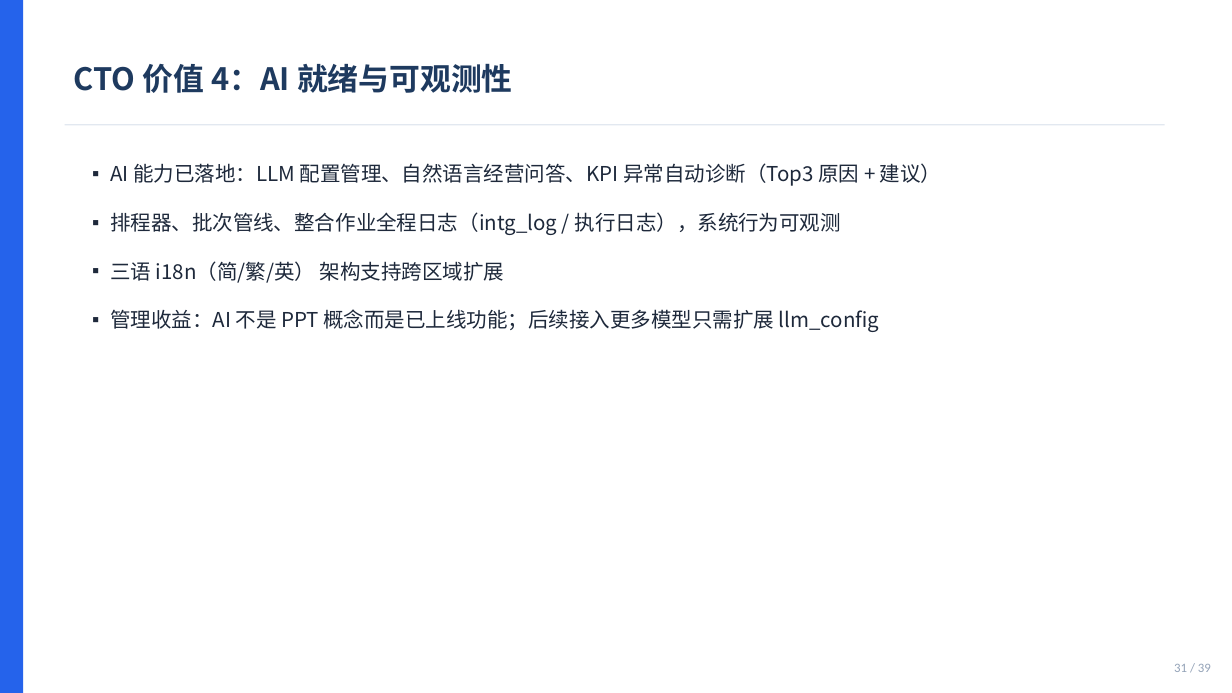
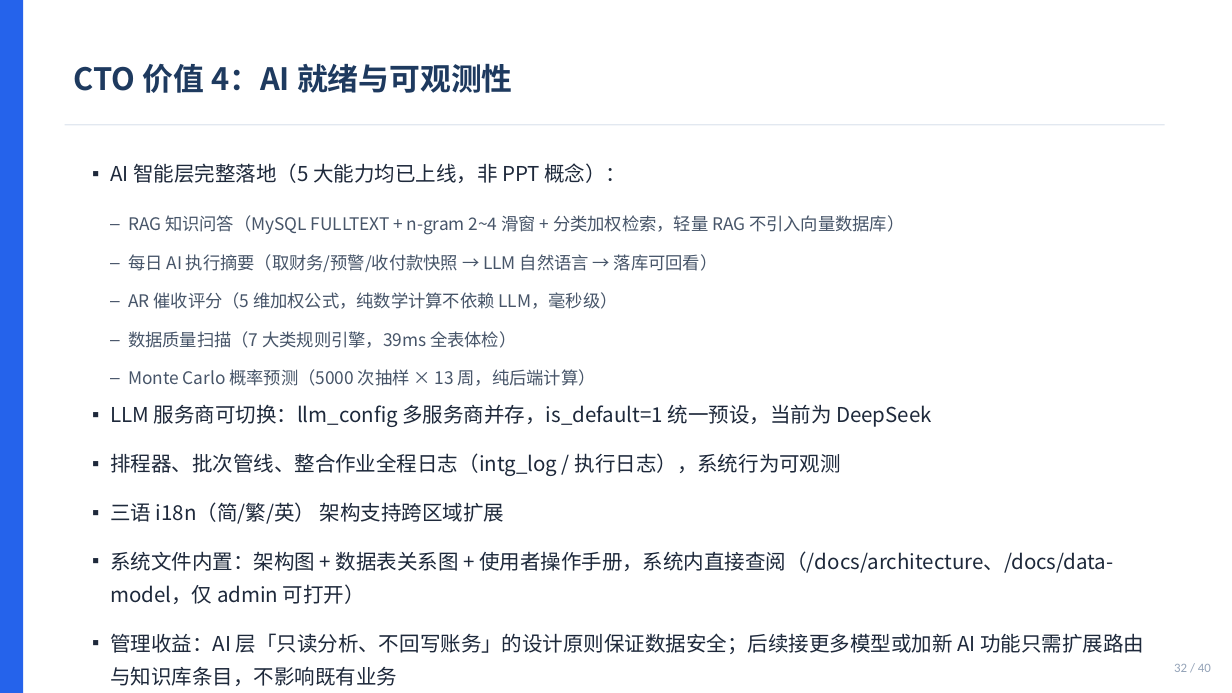
Before and after one commit to rocky1953/ERMM-finance-system, a slide deck: slide 32 of docs/ERMM_高管價值簡報_CEO_CFO_COO_CTO.pptx (slide 31 before the commit). Drawn at 1232x693 pixels with LibreOffice and Linux fonts; fonts in the diff are those of the drawing. Boxes give left, top, right and bottom in pixels: in the first picture for what was removed or moved away, otherwise in the second. Text is boxed around its words. In the diff, an @@ line names an element or a change of style, - is before the commit and + after.

Commit message:
docs: 同步系统手册、角色操作手册、架构图与高管简报

```diff
--- a/docs/ERMM_高管價值簡報_CEO_CFO_COO_CTO.pptx
+++ b/docs/ERMM_高管價值簡報_CEO_CFO_COO_CTO.pptx
@@ text at (110, 163, 932, 427): text changed; size 16 to 13.5 pt; text colour #1E293B to #475569 @@
-▪ AI 能力已落地：LLM 配置管理、自然语言经营问答、KPI 异常自动诊断（Top3 原因 + 建议）
+▪ AI 智能层完整落地（5 大能力均已上线，非 PPT 概念）：
+  – RAG 知识问答（MySQL FULLTEXT + n-gram 2~4 滑窗 + 分类加权检索，轻量 RAG 不引入向量数据库）
+  – 每日 AI 执行摘要（取财务/预警/收付款快照 → LLM 自然语言 → 落库可回看）
+  – AR 催收评分（5 维加权公式，纯数学计算不依赖 LLM，毫秒级）
+  – 数据质量扫描（7 大类规则引擎，39ms 全表体检）
+  – Monte Carlo 概率预测（5000 次抽样 × 13 周，纯后端计算）
+▪ LLM 服务商可切换：llm_config 多服务商并存，is_default=1 统一预设，当前为 DeepSeek
@@ text at (110, 551, 1144, 654): text changed @@
-▪ 管理收益：AI 不是 PPT 概念而是已上线功能；后续接入更多模型只需扩展 llm_config
+▪ 系统文件内置：架构图 + 数据表关系图 + 使用者操作手册，系统内直接查阅（/docs/architecture、/docs/data-model，仅 admin 可打开）
+▪ 管理收益：AI 层「只读分析、不回写账务」的设计原则保证数据安全；后续接更多模型或加新 AI 功能只需扩展路由与知识库条目，不影响既有业务
@@ text at (1174, 664, 1211, 672): text changed @@
-31 / 39
+32 / 40
```
Also in this commit, not shown: 33 other slides changed, 1 slide added, 28 other files.
